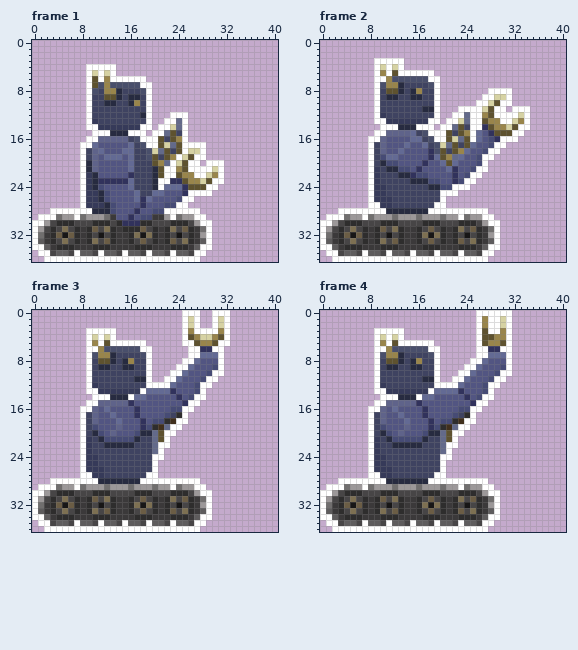
Edited in one commit: pixel-art file (assets/images/characters/construction_bot_building.aseprite). This is how it looked before the edit.
43x38 pixels, 17 frames. Colours within 5 levels of each other are drawn and written as one. Shown: frame 1, frame 2, frame 3, frame 4. The old version is drawn lined up with the new one, on the new canvas. The commit also changed other frames, which this record leaves out.
And afterwards:
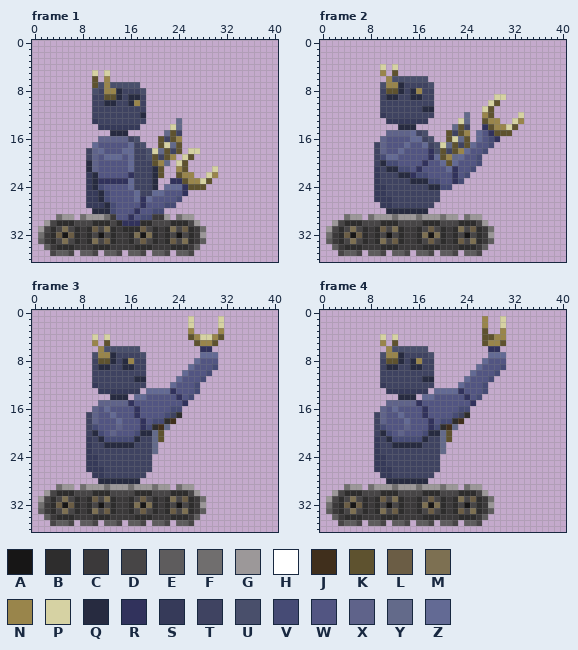
Palette (. is transparent): A #171616  B #2e2d2d  C #3b393a  D #474546  E #5e5c5d  F #706e6e  G #9c9899  H #ffffff  J #402f1c  K #5e522f  L #6b5d45  M #7d7052  N #99854b  P #d6d2a3  Q #272b40  R #31325c  S #363a59  T #3f4361  U #494f6b  V #464b75  W #525582  X #5f638a  Y #636a8a  Z #636a94
Commit: Export new bot sprite-sheets.
What changed:
canvas 43x38 -> 41x37, the old top-left corner now at -2,-1 (the part of the old canvas that was cut away was empty and is not shown)
Changed rows in their new state; - is an unchanged pixel.
Frame 1:
first column x 0:
 4 ---------.....------------------
 5 ---------.-.-.------------------
 6 ---------.-.-......-------------
 7 ---------.--------..------------
 8 ---------.---------.------------
 9 ---------.---------.------------
10 ---------.---------.------------
11 ---------.---------.------------
12 ---------.---------.---...------
13 ---------.---------.--..-.------
14 ---------..-------..-..--.------
15 ----------...---...-..---.------
16 ---------..-------...----.------
17 --------..---------..----....---
18 --------.----------------.--.---
19 --------.---------------.--..---
20 --------.--------------.--..-...
21 --------.-------------..--....-.
22 --------.-------------..---..--.
23 --------.------------..-------..
24 --------.------------.-------..-
25 --------.-----------------....--
26 --------.----------------..-----
27 --------.---------------..------
28 ---.......------------......----
29 -...---.---------------.---..---
30 ..--------------------------..--
31 .----------------------------.--
32 .----------------------------.--
33 .----------------------------.--
34 ..--------------------------..--
35 -..----.---.---.---.---.---..---
36 --..........................----
Frame 2:
first column x 0:
 3 ---------.....---------------------
 4 ---------.-.-.---------------------
 5 ---------.-.-......----------------
 6 ---------..-------..---------------
 7 ---------.---------.---------------
 8 ---------.---------.--------....---
 9 ---------.---------.-------..--.---
10 ---------.---------.------..--..---
11 ---------.---------.---....--..-...
12 ---------.---------.--..-..--....-.
13 ---------..-------..-..--..---..--.
14 ----------...---...-..---..------..
15 ---------..-------...----.------..-
16 --------..---------..----.----...--
17 --------.--------------------..----
18 --------.-------------------..-----
19 --------.------------------..------
20 --------.------------------.-------
21 --------.-----------------..-------
22 --------.----------------..--------
23 --------.---------------..---------
24 --------.-------------...----------
25 --------.-----------...------------
26 --------.-----------.--------------
27 --------..---------..--------------
28 ---........-------..........-------
29 -...---.---------------.---..------
30 ..--------------------------..-----
31 .----------------------------.-----
32 .----------------------------.-----
33 .----------------------------.-----
34 ..--------------------------..-----
35 -..----.---.---.---.---.---..------
36 --..........................-------
Frame 3:
first column x 0:
 0 -------------------------...--...
 1 -------------------------.-.--.-.
 2 -------------------------.-.--.-.
 3 ---------.....-----------.-....-.
 4 ---------.-.-.-----------.------.
 5 ---------.-.-......------..----..
 6 ---------..-------..------..--..-
 7 ---------.---------.------..---.-
 8 ---------.---------.-----..----.-
 9 ---------.---------.----..-----.-
10 ---------.---------.---..-----..-
11 ---------.---------.--..-----..--
12 ---------.---------....-----..---
13 ---------..-------.---------.----
14 ----------...---.----------..----
15 ---------..---------------..-----
16 --------..---------------..------
17 --------.----------------.-------
18 --------.---------------..-------
19 --------.--------------..--------
20 --------.-------------..---------
21 --------.-------------.----------
22 --------.------------..----------
23 --------.------------.-----------
24 --------.-----------..-----------
25 --------.-----------.------------
26 --------.-----------.------------
27 --------..---------..------------
28 ---........-------..........-----
29 -...---.---------------.---..----
30 ..--------------------------..---
31 .----------------------------.---
32 .----------------------------.---
33 .----------------------------.---
34 ..--------------------------..---
35 -..----.---.---.---.---.---..----
36 --..........................-----
Frame 4:
first column x 0:
 0 --------------------------......
 1 --------------------------.-..-.
 2 --------------------------.-..-.
 3 ---------.....------------.-..-.
 4 ---------.-.-.------------.----.
 5 ---------.-.-......-------.----.
 6 ---------..-------..------..--..
 7 ---------.---------.------..---.
 8 ---------.---------.-----..----.
 9 ---------.---------.----..-----.
10 ---------.---------.---..-----..
11 ---------.---------.--..-----..-
12 ---------.---------....-----..--
13 ---------..-------.---------.---
14 ----------...---.----------..---
15 ---------..---------------..----
16 --------..---------------..-----
17 --------.----------------.------
18 --------.---------------..------
19 --------.--------------..-------
20 --------.-------------..--------
21 --------.-------------.---------
22 --------.------------..---------
23 --------.------------.----------
24 --------.-----------..----------
25 --------.-----------.-----------
26 --------.-----------.-----------
27 --------..---------..-----------
28 ---........-------..........----
29 -...---.---------------.---..---
30 ..--------------------------..--
31 .----------------------------.--
32 .----------------------------.--
33 .----------------------------.--
34 ..--------------------------..--
35 -..----.---.---.---.---.---..---
36 --..........................----
